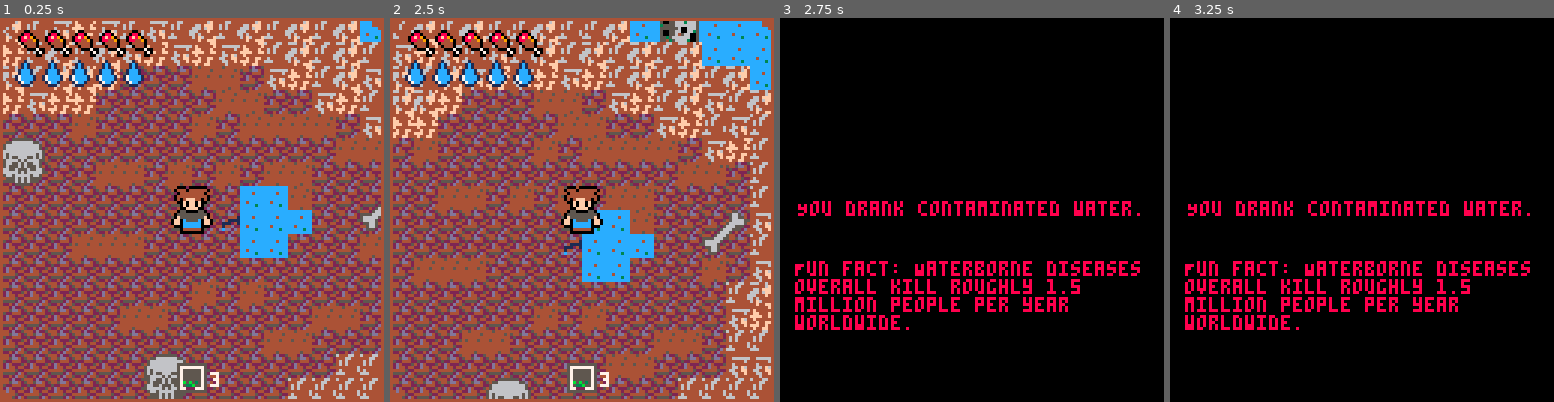
Above: before the commit, frames 1-4 (left to right).
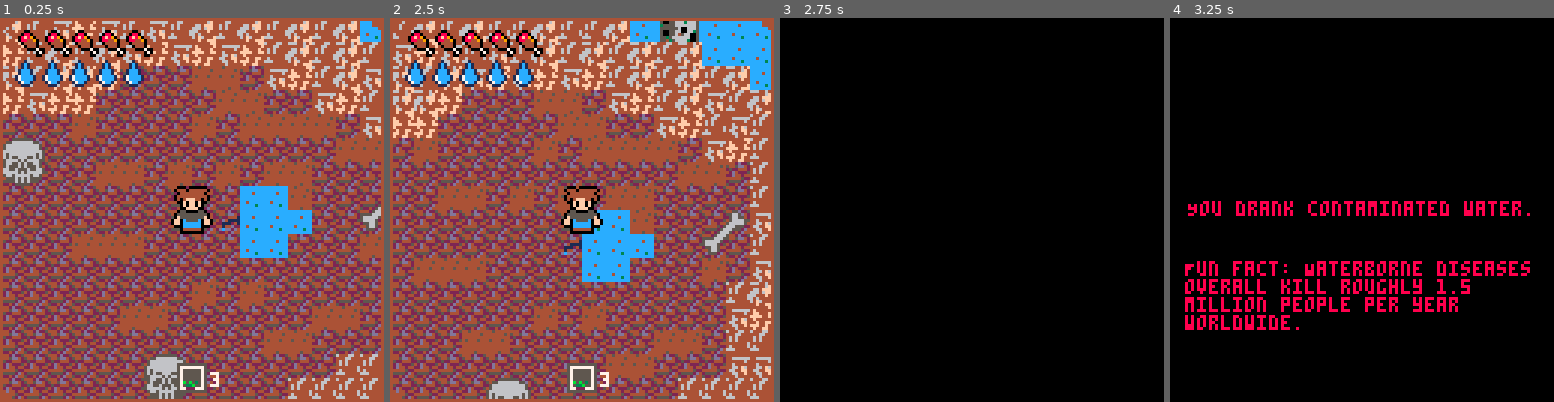
Above: after the commit, the same moments.

Repository: lucaslng/jamhacks-climatastrophe
Game: PICO-8 cartridge climate-collapse.p8
Two runs of this game, one before a commit and one after it. Both use one fixed random seed, a clock stepped at 60 frames per second and the inputs below.
Inputs:
- Up to frame 1 (0.25 s): no input
- Up to frame 2 (2.5 s): tap X (X key) at 0.33, 1.07, 1.85 s; tap O (Z key) at 0.7, 1.7, 2.1 s; hold Right 1.6-2.1 s; hold Up 2.15-2.42 s; hold Right from 2.47 s (still down)
- Up to frame 3 (2.75 s): keep holding Right; tap O (Z key) at 2.5 s
- Up to frame 4 (3.25 s): tap O (Z key) at 2.9 s; tap X (X key) at 2.97 s; release Right at 3.03 s; hold Left from 3.08 s (still down)

Frames 1-2 are identical in both runs. In frame 3, 6.0% of the frame differs, in the area x 3-94%, y 47-82%; in frame 4, nothing differs.

Commit message:
death sound effect

Diff:
--- a/climate-collapse.p8
+++ b/climate-collapse.p8
@@ -101,6 +101,10 @@
 
 function die(death, message)
     cls()
+				sfx(-1, 0)
+				sfx(-1, 1)
+				sfx(2)
+	   for i=1, 8 do flip() end
     print(message, hcenter(message), vcenter(), red)
 
     local facts
Not shown, changed: the sound effects (__sfx__) section of climate-collapse.p8
